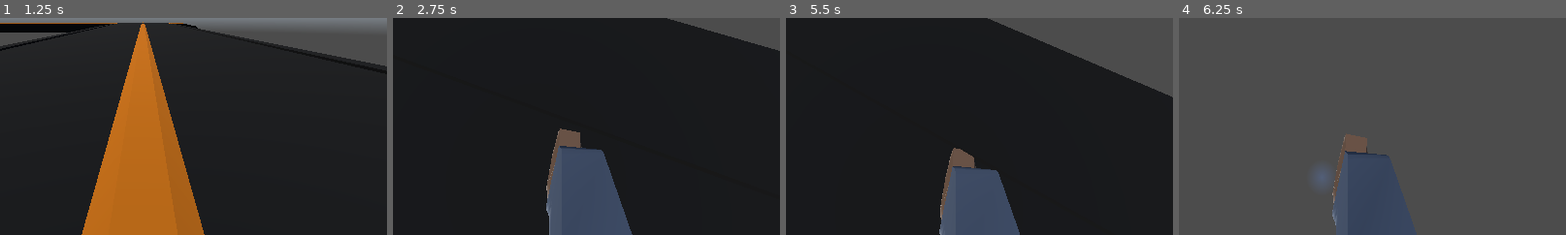
Above: before the commit, frames 1-4 (left to right).
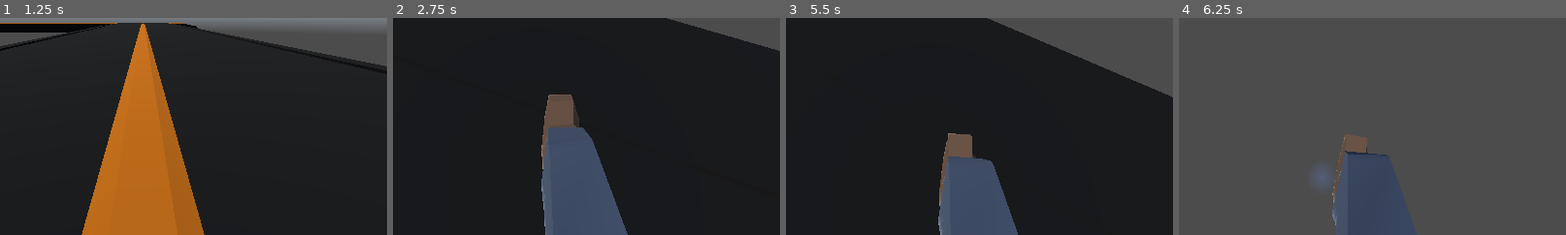
Above: after the commit, the same moments.

Repository: dairycultist/CityZoomer
Game: Godot game, scene res://title.tscn
The game is run twice, just before and just after one commit, with the same random seed, the same clock (stepped at 60 frames per second) and the same inputs. A sky picture missing from this copy of the repository is replaced by a grey-blue gradient.
Inputs (mouse positions are % of the whole screen's width and height, from its top left):
- Up to frame 1 (1.25 s): click "Infinite Run" at 0.5 s
- Up to frame 2 (2.75 s): tap Enter at 1.25 s; move the mouse to (55, 50) at 1.27 s; hold Space (jump) 1.28-2.03 s; hold W (walk_up) from 1.28 s (still down); move the mouse to (45, 50) at 2.02 s; tap Space (jump) at 2.1, 2.27, 2.57 s
- Up to frame 3 (5.5 s): keep holding W (walk_up); move the mouse to (52, 48) at 2.77 s; hold Space (jump) 2.78-3.53 s; move the mouse to (49, 52) at 3.52 s; tap Space (jump) at 3.6, 3.77, 4.07, 5.1, 5.27 s; move the mouse to (57, 51) at 4.27 s; hold Space (jump) 4.28-5.03 s; move the mouse to (42, 49) at 5.02 s
- Up to frame 4 (6.25 s): keep holding W (walk_up); tap Space (jump) at 5.57 s; move the mouse to (51, 50) at 5.77 s; hold Space (jump) from 5.78 s (still down)
The pictures show only the part of the screen within x 32-81%, y 50-100%; the shares and areas given below are measured in that part.

Frame 1 is identical in both runs. In frame 2, 3.8% of the frame differs, in the area x 38-62%, y 35-100%; in frame 3, 1.8%; in frame 4, less than 0.1%.

Commit message:
Simple animation system + better animations

Diff:
--- a/player/player_controller.gd
+++ b/player/player_controller.gd
@@ -19,13 +19,16 @@
 
 func _process(delta: float) -> void:
 
+	var input_dir := Input.get_vector("walk_left", "walk_right", "walk_up", "walk_down")
+	var direction := (transform.basis * Vector3(input_dir.x, 0, input_dir.y)).normalized()
+
 	# animation
 	if not is_on_floor():
-		$Model/AnimationPlayer.play("Armature|Idle", 1.0) # todo jump
-	elif velocity.length() > 0.1:
-		$Model/AnimationPlayer.play("Armature|Walk", 0.2)
+		$Model/AnimationPlayer.play("Armature|Idle", 0.4) # todo jump
+	elif direction:
+		$Model/AnimationPlayer.play("Armature|Walk", 0.8)
 	else:
-		$Model/AnimationPlayer.play("Armature|Idle", 0.2)
+		$Model/AnimationPlayer.play("Armature|Idle", 0.8)
 
 	# gravity
 	velocity.y -= 25 * delta
@@ -34,13 +37,10 @@
 	if is_on_floor() and (not Input.is_action_pressed("jump") or Input.mouse_mode == Input.MOUSE_MODE_VISIBLE):
 		velocity = lerp(velocity, Vector3.ZERO, ground_friction * delta)
 
-	# input
+	# movement
 	if Input.mouse_mode == Input.MOUSE_MODE_CAPTURED:
 
 		# walking
-		var input_dir := Input.get_vector("walk_left", "walk_right", "walk_up", "walk_down")
-		var direction := (transform.basis * Vector3(input_dir.x, 0, input_dir.y)).normalized()
-
 		if direction:
 			velocity = accelerate(delta, direction, velocity)
 
Binary file changed: player/mercenary.fbx
